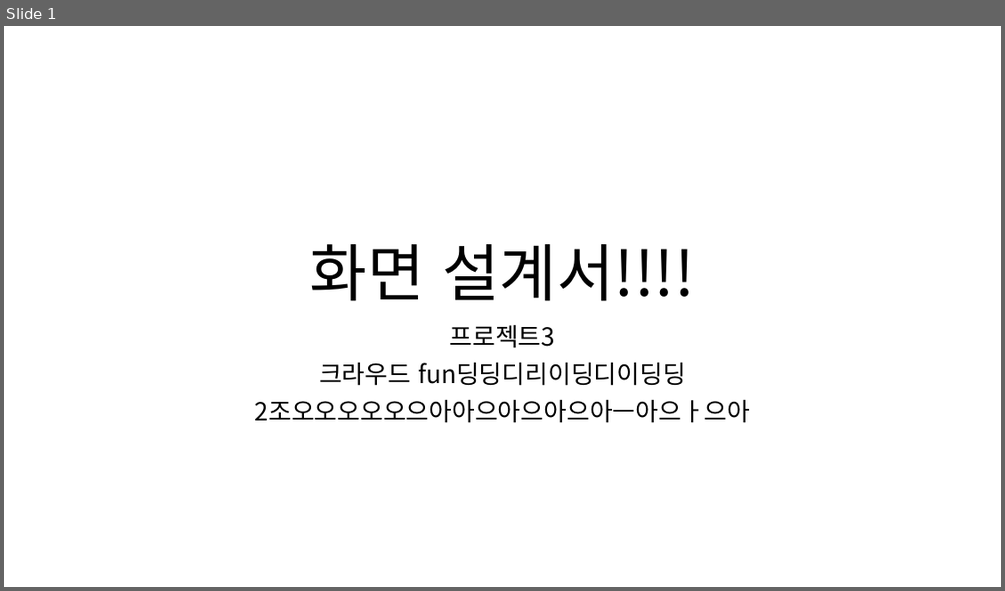
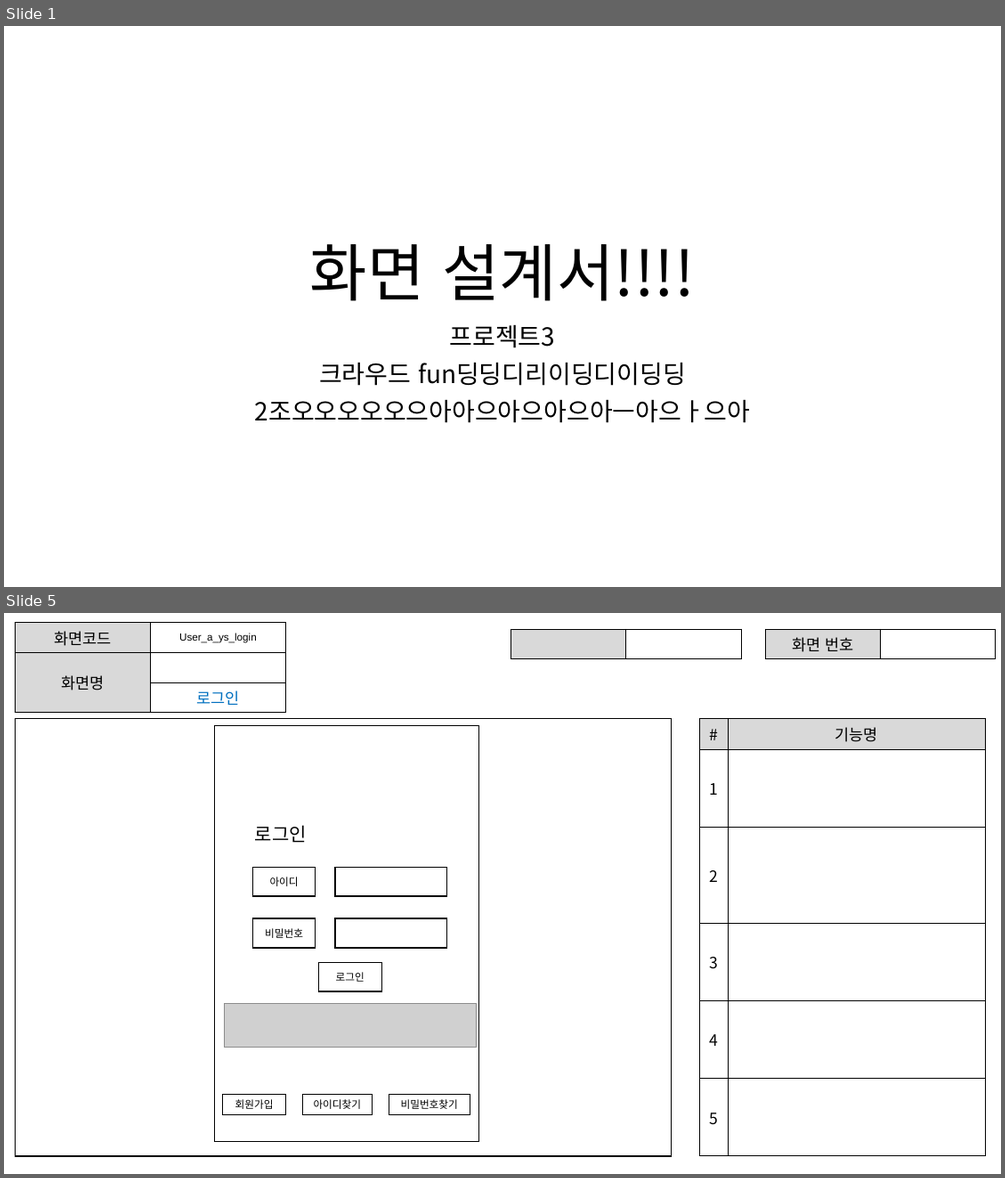
Before and after one commit to ezenteam2/EzenCrowdFunding, a slide deck: project03 화면설계서/project03 - 화면 설계서 - 용승.pptx. Shown one above the other, each under a label of ours: slide 1 before the commit, slides 1 and 5 after it; the slides between them are not shown. The pictures are 1005x591 and 1005x1178 pixels, drawn with LibreOffice and Linux fonts; fonts in the diff are those of the drawing; grey boxes stand for pictures. Boxes give left, top, right and bottom in pixels: in the first picture for what was removed or moved away, otherwise in the second. Text is boxed around its words. In the diff, an @@ line names an element or a change of style, - is before the commit and + after.

Commit message:
용승이 화면설계 진행중>3<

```diff
--- a/project03 화면설계서/project03 - 화면 설계서 - 용승.pptx
+++ b/project03 화면설계서/project03 - 화면 설계서 - 용승.pptx
@@ slide 5 added at <box>4,613,1001,1174</box>, background #FFFFFF @@
@@ table added at <box>15,623,285,708</box>, 3 rows, 2 columns @@
+화면코드 | User_a_ys_login
+화면명 | 
+ | 로그인
@@ table added at <box>511,629,741,656</box>, 1 rows, 2 columns @@
+ | 
@@ table added at <box>765,629,995,656</box>, 1 rows, 2 columns @@
+화면 번호 | 
@@ rectangle added at <box>15,718,671,1156</box>, fill #FFFFFF, outline #000000 1 pt @@
@@ table added at <box>700,718,985,1156</box>, 6 rows, 2 columns @@
+# | 기능명
+1 | 
+2 | 
+3 | 
+4 | 
+5 | 
@@ rectangle added at <box>214,725,479,1142</box>, outline #000000 1 pt @@
@@ text added at <box>255,825,307,843</box>, 18 pt, text #000000 @@
+로그인
@@ rectangle added at <box>252,867,316,896</box>, fill #FFFFFF, outline #000000 1 pt, 10 pt, text #000000 @@
+아이디
@@ rectangle added at <box>335,867,446,896</box>, fill #FFFFFF, outline #000000 1 pt @@
@@ rectangle added at <box>252,918,316,948</box>, fill #FFFFFF, outline #000000 1 pt, 10 pt, text #000000 @@
+비밀번호
@@ rectangle added at <box>335,918,446,948</box>, fill #FFFFFF, outline #000000 1 pt @@
@@ rectangle added at <box>319,962,381,991</box>, fill #FFFFFF, outline #000000 1 pt, 10 pt, text #000000 @@
+로그인
@@ picture added at <box>224,1004,476,1047</box> @@
@@ rectangle added at <box>223,1094,286,1115</box>, fill #FFFFFF, outline #000000 1 pt, 10 pt, text #000000 @@
+회원가입
@@ rectangle added at <box>302,1094,372,1115</box>, fill #FFFFFF, outline #000000 1 pt, 10 pt, text #000000 @@
+아이디찾기
@@ rectangle added at <box>388,1094,469,1115</box>, fill #FFFFFF, outline #000000 1 pt, 10 pt, text #000000 @@
+비밀번호찾기
```
Also in this commit, not shown: 2 slides changed, 9 other slides added, 2 other files.
